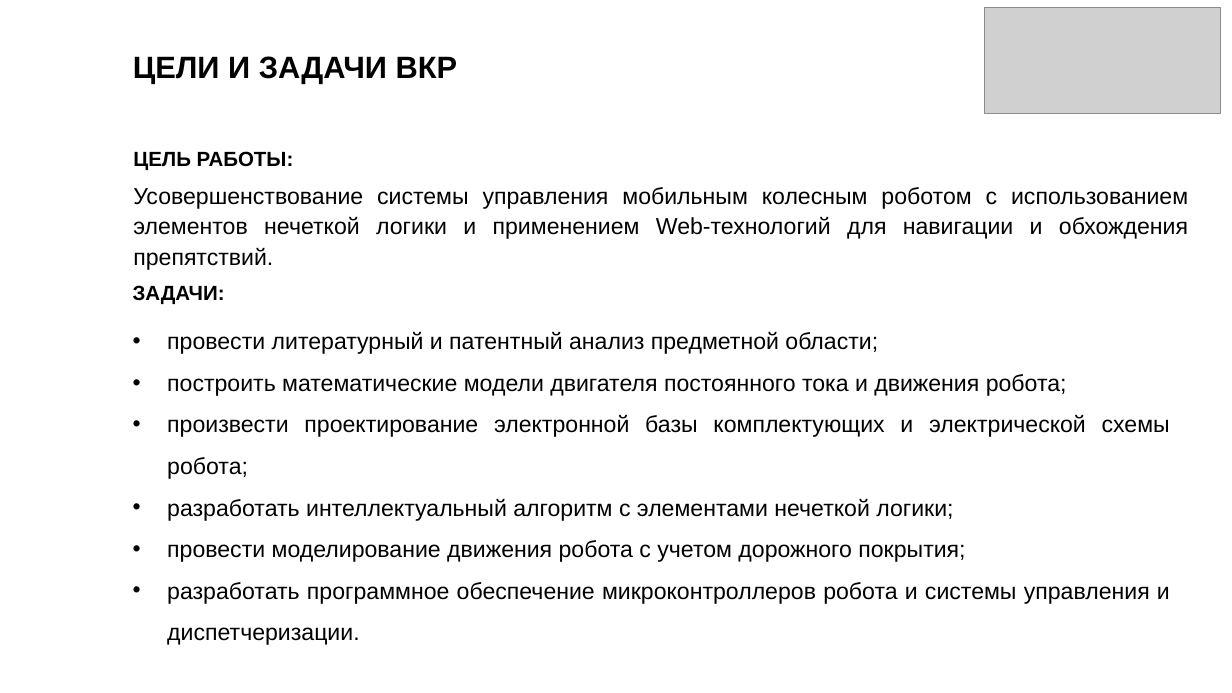
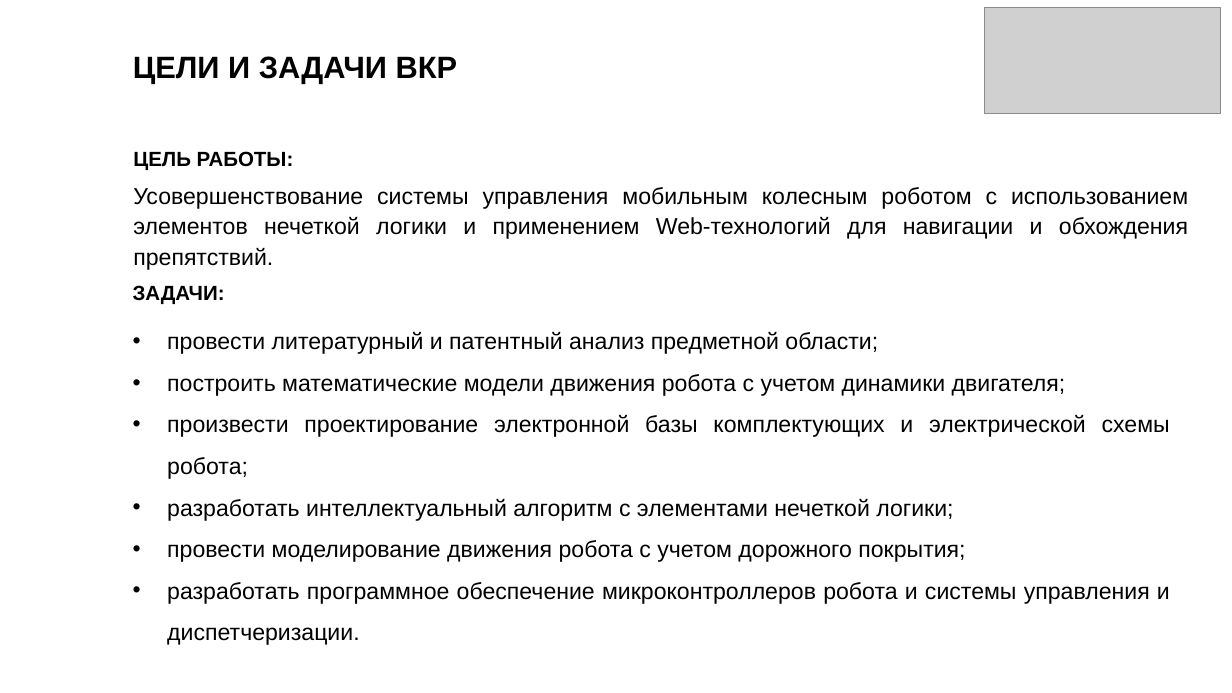
Before and after one commit to adel23444/diplom, a slide deck: slide 4 of Презентация ВКР Хамидуллин А.И. 3298.pptx. Drawn at 1232x693 pixels with LibreOffice and Linux fonts; fonts in the diff are those of the drawing; grey boxes stand for pictures. Boxes give left, top, right and bottom in pixels: in the first picture for what was removed or moved away, otherwise in the second. Text is boxed around its words. In the diff, an @@ line names an element or a change of style, - is before the commit and + after.

```diff
--- a/Презентация ВКР Хамидуллин А.И. 3298.pptx
+++ b/Презентация ВКР Хамидуллин А.И. 3298.pptx
@@ text at bbox=[167, 374, 1066, 396]: text changed @@
-• построить математические модели двигателя постоянного тока и движения робота;
+• построить математические модели движения робота с учетом динамики двигателя;
```
Also in this commit, not shown: 1 other slide changed, 4 other files.
